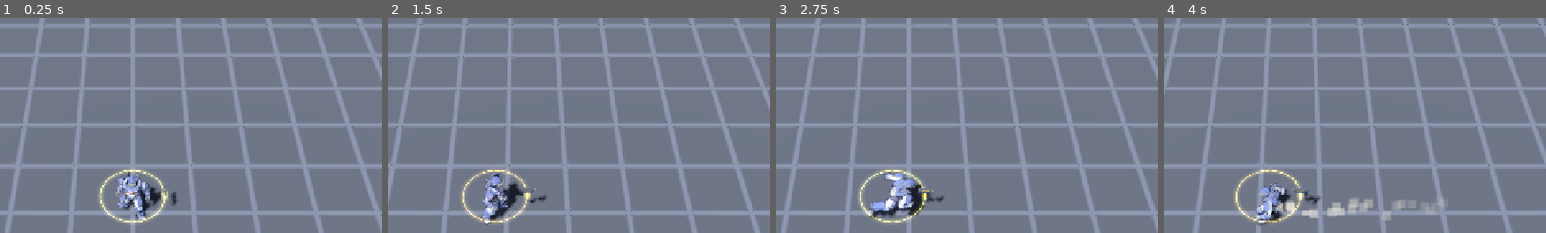
Above: before the commit, frames 1-4 (left to right).
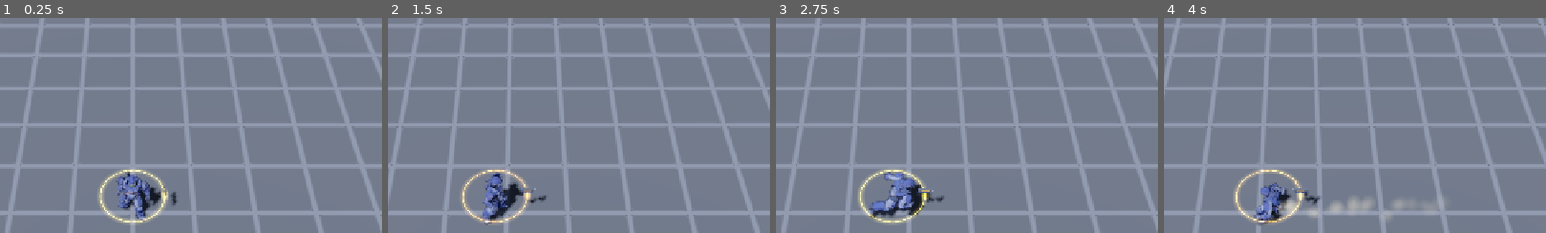
Above: after the commit, the same moments.

Repository: AIVoidLabs/Deadzone-Last-Stand
Game: Godot game, scene res://scenes/main.tscn
Two runs of this game, one before a commit and one after it. Both use one fixed random seed, a clock stepped at 60 frames per second and the inputs below.
Inputs (mouse positions are % of the whole screen's width and height, from its top left):
- Up to frame 1 (0.25 s): no input
- Up to frame 2 (1.5 s): tap Enter at 0.5 s; move the mouse to (72, 45) at 0.52 s; hold D (move_right) 0.53-1.25 s; tap Space (dash) at 0.6 s; click (72, 45) at 0.67 s; drag from (30, 55) to (45, 70) at 1.27 s
- Up to frame 3 (2.75 s): move the mouse to (60, 28) at 2.02 s; hold D (move_right) from 2.03 s (still down); tap Alt at 2.1 s
- Up to frame 4 (4 s): release D (move_right) at 2.75 s; drag from (45, 70) to (20, 35) at 2.77 s; move the mouse to (80, 65) at 3.52 s; hold A (move_left) from 3.53 s (still down); tap Space (dash) at 3.6 s
The pictures show only the part of the screen within x 33-83%, y 5-55%; the shares and areas given below are measured in that part.

The runs differ from the first frame. In frame 1, 1.0% of the frame differs, in the area x 30-44%, y 71-95%; in frame 2, 0.8%; in frame 3, 1.1%; in frame 4, 1.2%, in the area x 23-54%, y 77-96%.

Commit message:
feat: ışık ön ayarları (classic/dusk/overcast), asker renk tonu, yumuşak dash tozu (5.7 hazırlık)
Co-Authored-By: Claude Opus 5.5 <noreply@anthropic.com>

Diff:
--- a/assets/shaders/ground_grid.gdshader
+++ b/assets/shaders/ground_grid.gdshader
@@ -1,5 +1,6 @@
 shader_type spatial;
 // Prototip zemini: hareketi okunur kılan ince ızgara çizgileri, arena dışı koyu.
+// stains > 0: asfalt lekeleri ve ince doku (iki ölçekte değer gürültüsü), düz zemin cansız görünmesin.
 
 uniform vec4 base_color : source_color = vec4(0.24, 0.25, 0.27, 1.0);
 uniform vec4 line_color : source_color = vec4(0.31, 0.32, 0.35, 1.0);
@@ -7,8 +8,20 @@
 uniform float cell = 2.0;
 uniform float line_width = 0.04;
 uniform float arena_half = 30.0;
+uniform float stains = 0.0;
 
 varying vec3 world_pos;
+
+float hash(vec2 p) {
+	return fract(sin(dot(p, vec2(127.1, 311.7))) * 43758.5453);
+}
+
+float value_noise(vec2 p) {
+	vec2 i = floor(p);
+	vec2 f = fract(p);
+	vec2 u = f * f * (3.0 - 2.0 * f);
+	return mix(mix(hash(i), hash(i + vec2(1.0, 0.0)), u.x), mix(hash(i + vec2(0.0, 1.0)), hash(i + vec2(1.0, 1.0)), u.x), u.y);
+}
 
 void vertex() {
 	world_pos = (MODEL_MATRIX * vec4(VERTEX, 1.0)).xyz;
@@ -19,6 +32,12 @@
 	float d = min(g.x, g.y);
 	float line = 1.0 - smoothstep(line_width, line_width + fwidth(d) * 1.5, d);
 	vec3 inside = mix(base_color.rgb, line_color.rgb, line);
+	if (stains > 0.0) {
+		float big = value_noise(world_pos.xz * 0.18) * 0.65 + value_noise(world_pos.xz * 0.5) * 0.35;
+		float grain = value_noise(world_pos.xz * 6.0);
+		float shade = 1.0 + stains * ((big - 0.5) * 0.9 + (grain - 0.5) * 0.25);
+		inside *= shade;
+	}
 	float outside = step(arena_half, max(abs(world_pos.x), abs(world_pos.z)));
 	ALBEDO = mix(inside, outside_color.rgb, outside);
 	ROUGHNESS = 0.95;
--- /dev/null
+++ b/scripts/data/lighting_data.gd
@@ -0,0 +1,39 @@
+class_name LightingData
+extends RefCounted
+## Işık ve zemin ön ayarları (5.7). Etkin olan Tuning.LIGHTING_PRESET; debug yapıda --lighting=<ad> ile denenir.
+## Arena 8.1'de şehir sokağına dönünce zemin alanları oraya taşınır, ışık alanları kalır.
+
+const TABLE: Dictionary = {
+	# Aşama 1'den beri kullanılan: açık gri ızgara, filmic, renkler biraz soluk.
+	&"classic": {
+		"background": Color(0.09, 0.1, 0.12),
+		"ambient_color": Color(0.55, 0.6, 0.7), "ambient_energy": 0.6,
+		"sun_color": Color(1.0, 1.0, 1.0), "sun_energy": 1.2, "sun_rotation_deg": Vector3(-55.0, -35.0, 0.0),
+		"tonemap": Environment.TONE_MAPPER_FILMIC, "exposure": 1.0, "saturation": 1.0, "contrast": 1.0,
+		"ground_base": Color(0.24, 0.25, 0.27), "ground_line": Color(0.31, 0.32, 0.35), "ground_outside": Color(0.14, 0.14, 0.16),
+		"ground_stains": 0.0, "fog_density": 0.0, "fog_color": Color(0.0, 0.0, 0.0),
+	},
+	# Akşam sokağı: koyu asfalt, sıcak alçak güneş, soğuk gölgeler; karakterler zeminden ayrışır.
+	&"dusk": {
+		"background": Color(0.05, 0.055, 0.07),
+		"ambient_color": Color(0.5, 0.58, 0.8), "ambient_energy": 0.75,
+		"sun_color": Color(1.0, 0.88, 0.74), "sun_energy": 2.4, "sun_rotation_deg": Vector3(-42.0, -40.0, 0.0),
+		"tonemap": Environment.TONE_MAPPER_AGX, "exposure": 1.25, "saturation": 1.2, "contrast": 1.05,
+		"ground_base": Color(0.15, 0.16, 0.18), "ground_line": Color(0.2, 0.21, 0.235), "ground_outside": Color(0.06, 0.06, 0.07),
+		"ground_stains": 0.35, "fog_density": 0.005, "fog_color": Color(0.2, 0.24, 0.34),
+	},
+	# Bulutlu gündüz: yumuşak, nötr ışık; orta tonda beton, renkler doygun ama sakin.
+	&"overcast": {
+		"background": Color(0.1, 0.11, 0.12),
+		"ambient_color": Color(0.72, 0.75, 0.8), "ambient_energy": 1.0,
+		"sun_color": Color(0.95, 0.97, 1.0), "sun_energy": 1.5, "sun_rotation_deg": Vector3(-65.0, -25.0, 0.0),
+		"tonemap": Environment.TONE_MAPPER_AGX, "exposure": 1.4, "saturation": 1.25, "contrast": 1.0,
+		"ground_base": Color(0.24, 0.235, 0.225), "ground_line": Color(0.29, 0.285, 0.275), "ground_outside": Color(0.1, 0.1, 0.1),
+		"ground_stains": 0.25, "fog_density": 0.0, "fog_color": Color(0.0, 0.0, 0.0),
+	},
+}
+
+
+static func get_preset(id: StringName) -> Dictionary:
+	assert(TABLE.has(id), "Bilinmeyen ışık ön ayarı: %s" % id)
+	return TABLE[id]
--- a/scripts/fx/dash_dust.gd
+++ b/scripts/fx/dash_dust.gd
@@ -3,8 +3,10 @@
 ## Dash sırasında askerin ayak hizasından çıkan toz izi. Tek örnek askere bağlı kalır,
 ## yalnız dash süresince yayar (yaratıp yok etme yok).
 
-const COLOR: Color = Color(0.85, 0.82, 0.75, 0.7)
-const PUFF_SIZE: float = 0.28
+const COLOR: Color = Color(0.8, 0.77, 0.7, 0.55)
+const PUFF_SIZE: float = 0.55
+## Toz bulutu dokusu: ortası dolu, kenara doğru yumuşakça sönen daire (kare parçacık görünmesin).
+const DISC_SIZE: int = 64
 const HEIGHT: float = 0.15
 const SPREAD_RADIUS: float = 0.25
 const RISE_SPEED: Vector2 = Vector2(0.3, 1.0)
@@ -47,7 +49,26 @@
 	material.transparency = BaseMaterial3D.TRANSPARENCY_ALPHA
 	material.billboard_mode = BaseMaterial3D.BILLBOARD_PARTICLES
 	material.vertex_color_use_as_albedo = true
+	material.albedo_texture = _soft_disc()
+	# Zemine gömülen kısım düz bir çizgiyle kesilmesin, yere yaklaştıkça sönsün.
+	material.proximity_fade_enabled = true
+	material.proximity_fade_distance = PUFF_SIZE * 0.5
 	var quad: QuadMesh = QuadMesh.new()
 	quad.size = Vector2(PUFF_SIZE, PUFF_SIZE)
 	quad.material = material
 	return quad
+
+
+static func _soft_disc() -> GradientTexture2D:
+	var fade: Gradient = Gradient.new()
+	fade.set_color(0, Color(1.0, 1.0, 1.0, 1.0))
+	fade.set_color(1, Color(1.0, 1.0, 1.0, 0.0))
+	fade.add_point(0.45, Color(1.0, 1.0, 1.0, 0.6))
+	var texture: GradientTexture2D = GradientTexture2D.new()
+	texture.gradient = fade
+	texture.fill = GradientTexture2D.FILL_RADIAL
+	texture.fill_from = Vector2(0.5, 0.5)
+	texture.fill_to = Vector2(0.5, 0.0)
+	texture.width = DISC_SIZE
+	texture.height = DISC_SIZE
+	return texture
--- a/scripts/player/player_visual.gd
+++ b/scripts/player/player_visual.gd
@@ -121,7 +121,7 @@
 	_pivot.add_child(model)
 	for node: Node in model.find_children("*", "MeshInstance3D", true, false):
 		var mesh: MeshInstance3D = node as MeshInstance3D
-		mesh.material_override = _flash_material(Color.WHITE, _albedo_texture_of(mesh))
+		mesh.material_override = _flash_material(Tuning.PLAYER_ALBEDO_TINT, _albedo_texture_of(mesh))
 		_meshes.append(mesh)
 	_animator = PlayerAnimator.new(model)
 
--- a/scripts/tuning.gd
+++ b/scripts/tuning.gd
@@ -65,6 +65,8 @@
 const FEATURE_SFX_PLAYER_HURT: bool = true
 
 # --- Arena ---
+## Işık ve zemin ön ayarı (LightingData tablosundan).
+const LIGHTING_PRESET: StringName = &"classic"
 const ARENA_SIZE: float = 60.0
 const ARENA_WALL_HEIGHT: float = 1.2
 const ARENA_WALL_THICKNESS: float = 1.0
@@ -93,6 +95,9 @@
 const DASH_DUST_LIFETIME: float = 0.45
 
 # --- Asker görüntüsü ---
+## Asker dokusunun çarpıldığı renk: Tripo dokusu açık tonlu, yukarıdan ışıkta beyaza kaçıyor.
+## Biraz koyu ve maviye çekilince lacivert zırh ve gri plakalar okunur. Color.WHITE = doku olduğu gibi.
+const PLAYER_ALBEDO_TINT: Color = Color(0.62, 0.66, 0.82)
 ## Animasyonlar arası geçiş süresi (sn).
 const PLAYER_ANIM_BLEND: float = 0.15
 ## Vurulma klibinin girip çıkma süresi (sn).
--- a/scripts/world/arena.gd
+++ b/scripts/world/arena.gd
@@ -5,18 +5,16 @@
 
 const GROUND_SHADER: Shader = preload("res://assets/shaders/ground_grid.gdshader")
 const WALL_COLOR: Color = Color(0.42, 0.38, 0.33)
-const BACKGROUND_COLOR: Color = Color(0.09, 0.1, 0.12)
-const AMBIENT_COLOR: Color = Color(0.55, 0.6, 0.7)
-const AMBIENT_ENERGY: float = 0.6
-const SUN_ROTATION_DEG: Vector3 = Vector3(-55.0, -35.0, 0.0)
-const SUN_ENERGY: float = 1.2
 const SHADOW_MAX_DISTANCE: float = 60.0
+const LIGHTING_ARG: String = "--lighting="
 
 var _sun: DirectionalLight3D
+var _preset: Dictionary
 
 
 func _ready() -> void:
 	name = "Arena"
+	_preset = LightingData.get_preset(preset_id())
 	_build_environment()
 	_build_ground()
 	_build_walls()
@@ -24,20 +22,40 @@
 	Quality.profile_changed.connect(_apply_quality)
 
 
+## Etkin ışık ön ayarı; debug yapıda --lighting=<ad> ile değiştirilebilir (karşılaştırma görüntüleri).
+static func preset_id() -> StringName:
+	if OS.is_debug_build():
+		for arg: String in OS.get_cmdline_user_args():
+			if arg.begins_with(LIGHTING_ARG):
+				return StringName(arg.trim_prefix(LIGHTING_ARG))
+	return Tuning.LIGHTING_PRESET
+
+
 func _build_environment() -> void:
 	var env: Environment = Environment.new()
 	env.background_mode = Environment.BG_COLOR
-	env.background_color = BACKGROUND_COLOR
+	env.background_color = _preset["background"]
 	env.ambient_light_source = Environment.AMBIENT_SOURCE_COLOR
-	env.ambient_light_color = AMBIENT_COLOR
-	env.ambient_light_energy = AMBIENT_ENERGY
-	env.tonemap_mode = Environment.TONE_MAPPER_FILMIC
+	env.ambient_light_color = _preset["ambient_color"]
+	env.ambient_light_energy = _preset["ambient_energy"]
+	env.tonemap_mode = _preset["tonemap"]
+	env.tonemap_exposure = _preset["exposure"]
+	env.adjustment_enabled = true
+	env.adjustment_saturation = _preset["saturation"]
+	env.adjustment_contrast = _preset["contrast"]
+	var fog: float = _preset["fog_density"]
+	if fog > 0.0:
+		env.fog_enabled = true
+		env.fog_light_color = _preset["fog_color"]
+		env.fog_density = fog
+		env.fog_sky_affect = 0.0
 	var world_env: WorldEnvironment = WorldEnvironment.new()
 	world_env.environment = env
 	add_child(world_env)
 	_sun = DirectionalLight3D.new()
-	_sun.rotation_degrees = SUN_ROTATION_DEG
-	_sun.light_energy = SUN_ENERGY
+	_sun.rotation_degrees = _preset["sun_rotation_deg"]
+	_sun.light_color = _preset["sun_color"]
+	_sun.light_energy = _preset["sun_energy"]
 	_sun.directional_shadow_max_distance = SHADOW_MAX_DISTANCE
 	add_child(_sun)
 
@@ -49,13 +67,16 @@
 	var mat: ShaderMaterial = ShaderMaterial.new()
 	mat.shader = GROUND_SHADER
 	mat.set_shader_parameter(&"arena_half", Tuning.ARENA_SIZE * 0.5)
+	mat.set_shader_parameter(&"base_color", _preset["ground_base"])
+	mat.set_shader_parameter(&"line_color", _preset["ground_line"])
+	mat.set_shader_parameter(&"outside_color", _preset["ground_outside"])
+	mat.set_shader_parameter(&"stains", _preset["ground_stains"])
 	var ground: MeshInstance3D = MeshInstance3D.new()
 	ground.name = "Ground"
 	ground.mesh = plane
 	ground.material_override = mat
 	ground.cast_shadow = GeometryInstance3D.SHADOW_CASTING_SETTING_OFF
 	add_child(ground)
-
 
 func _build_walls() -> void:
 	var half: float = Tuning.ARENA_SIZE * 0.5
--- /dev/null
+++ b/tools/godot/make_gallery.gd
@@ -0,0 +1,35 @@
+extends SceneTree
+## Görüntüleri yan yana tek galeri görseline birleştirir (görsel seçenekleri karşılaştırmak için).
+## godot --headless --path . -s res://tools/godot/make_gallery.gd -- <çıktı.png> <girdi1.png> <girdi2.png> ...
+## Her girdi CELL_WIDTH genişliğe küçültülür; aralarına ince koyu çizgi konur.
+
+const CELL_WIDTH: int = 960
+const GAP: int = 8
+
+
+func _init() -> void:
+	var args: PackedStringArray = OS.get_cmdline_user_args()
+	if args.size() < 2:
+		push_error("Kullanım: -- <çıktı.png> <girdi.png> ...")
+		quit(1)
+		return
+	var images: Array[Image] = []
+	for path: String in args.slice(1):
+		var image: Image = Image.load_from_file(path)
+		if image == null:
+			push_error("Okunamadı: %s" % path)
+			quit(1)
+			return
+		image.convert(Image.FORMAT_RGB8)
+		var height: int = int(round(float(image.get_height()) * CELL_WIDTH / image.get_width()))
+		image.resize(CELL_WIDTH, height, Image.INTERPOLATE_LANCZOS)
+		images.append(image)
+	var cell_height: int = images[0].get_height()
+	var width: int = images.size() * CELL_WIDTH + (images.size() - 1) * GAP
+	var out: Image = Image.create_empty(width, cell_height, false, Image.FORMAT_RGB8)
+	out.fill(Color(0.02, 0.02, 0.02))
+	for i: int in images.size():
+		out.blit_rect(images[i], Rect2i(0, 0, CELL_WIDTH, cell_height), Vector2i(i * (CELL_WIDTH + GAP), 0))
+	out.save_png(args[0])
+	print("Galeri: %s (%d x %d)" % [args[0], width, cell_height])
+	quit(0)
Binary file added: docs/concept/dash_dust.png
Binary file added: docs/concept/lighting_gallery.png
Not shown, added: scripts/data/lighting_data.gd.uid
Not shown, added: tests/test_spread.gd.uid
Not shown, added: tools/godot/make_gallery.gd.uid
Not shown, changed: docs/PROGRESS.md
